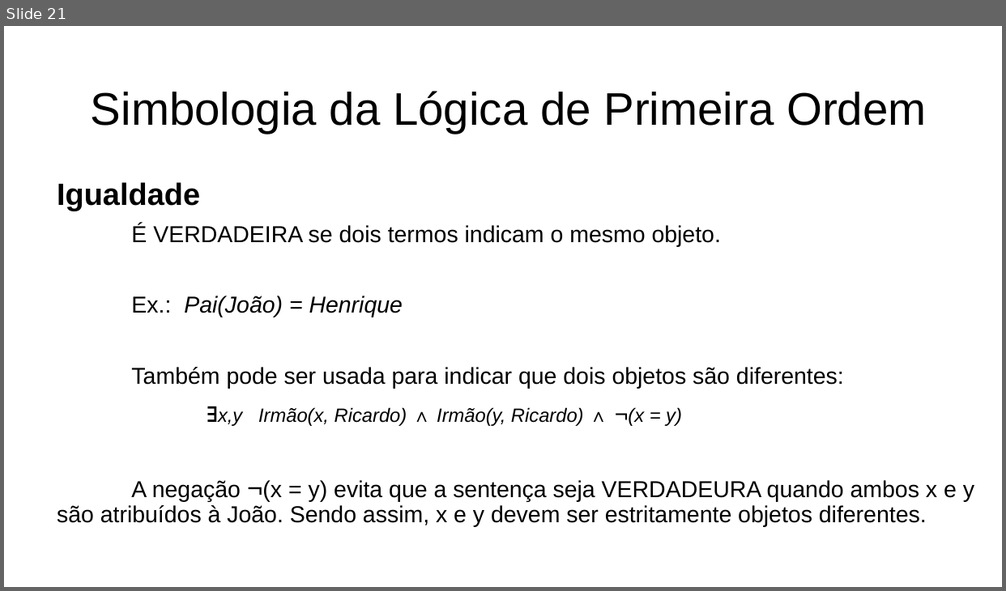
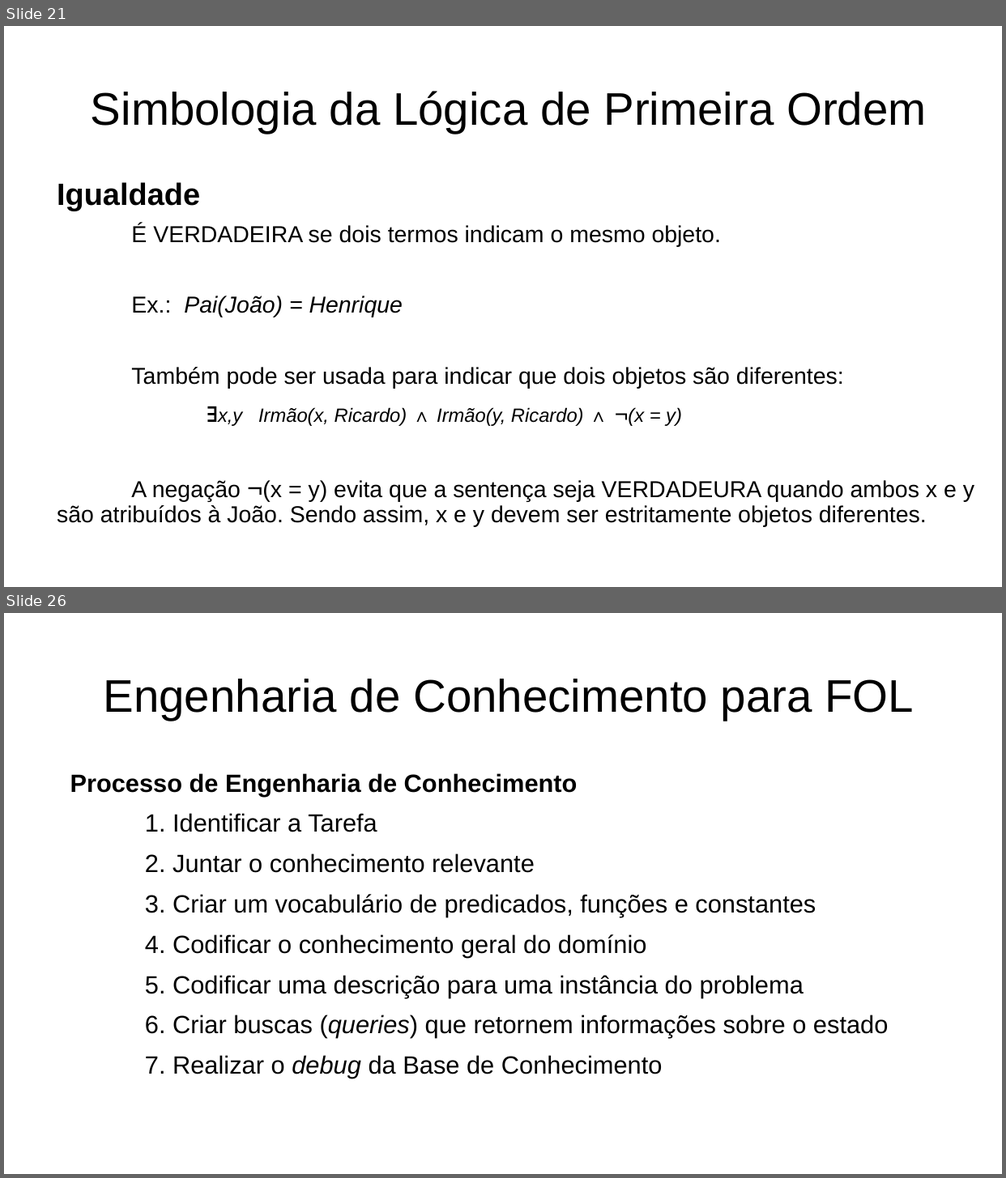
Before and after one commit to vbob/Engenharia, a slide deck: 8º Período/Inteligência Artificial/Lógica de Primeira Ordem.pptx. Shown one above the other, each under a label of ours: slide 21 before the commit, slides 21 and 26 after it; the slides between them are not shown. The pictures are 1006x591 and 1006x1178 pixels, drawn with LibreOffice and Linux fonts; fonts in the diff are those of the drawing. Boxes give left, top, right and bottom in pixels: in the first picture for what was removed or moved away, otherwise in the second. Text is boxed around its words. In the diff, an @@ line names an element or a change of style, - is before the commit and + after.

```diff
--- a/8º Período/Inteligência Artificial/Lógica de Primeira Ordem.pptx
+++ b/8º Período/Inteligência Artificial/Lógica de Primeira Ordem.pptx
@@ slide 26 added at (4, 613, 1002, 1174), background #FFFFFF @@
@@ title added at (104, 679, 914, 720), 44 pt, text #000000 @@
+Engenharia de Conhecimento para FOL
@@ text added at (70, 773, 888, 1079), 24 pt, text #000000 @@
+Processo de Engenharia de Conhecimento
+1. Identificar a Tarefa
+2. Juntar o conhecimento relevante
+3. Criar um vocabulário de predicados, funções e constantes
+4. Codificar o conhecimento geral do domínio
+5. Codificar uma descrição para uma instância do problema
+6. Criar buscas (queries) que retornem informações sobre o estado
+7. Realizar o debug da Base de Conhecimento
```
Also in this commit, not shown: 2 slides changed, 4 other slides added, 1 other file.
